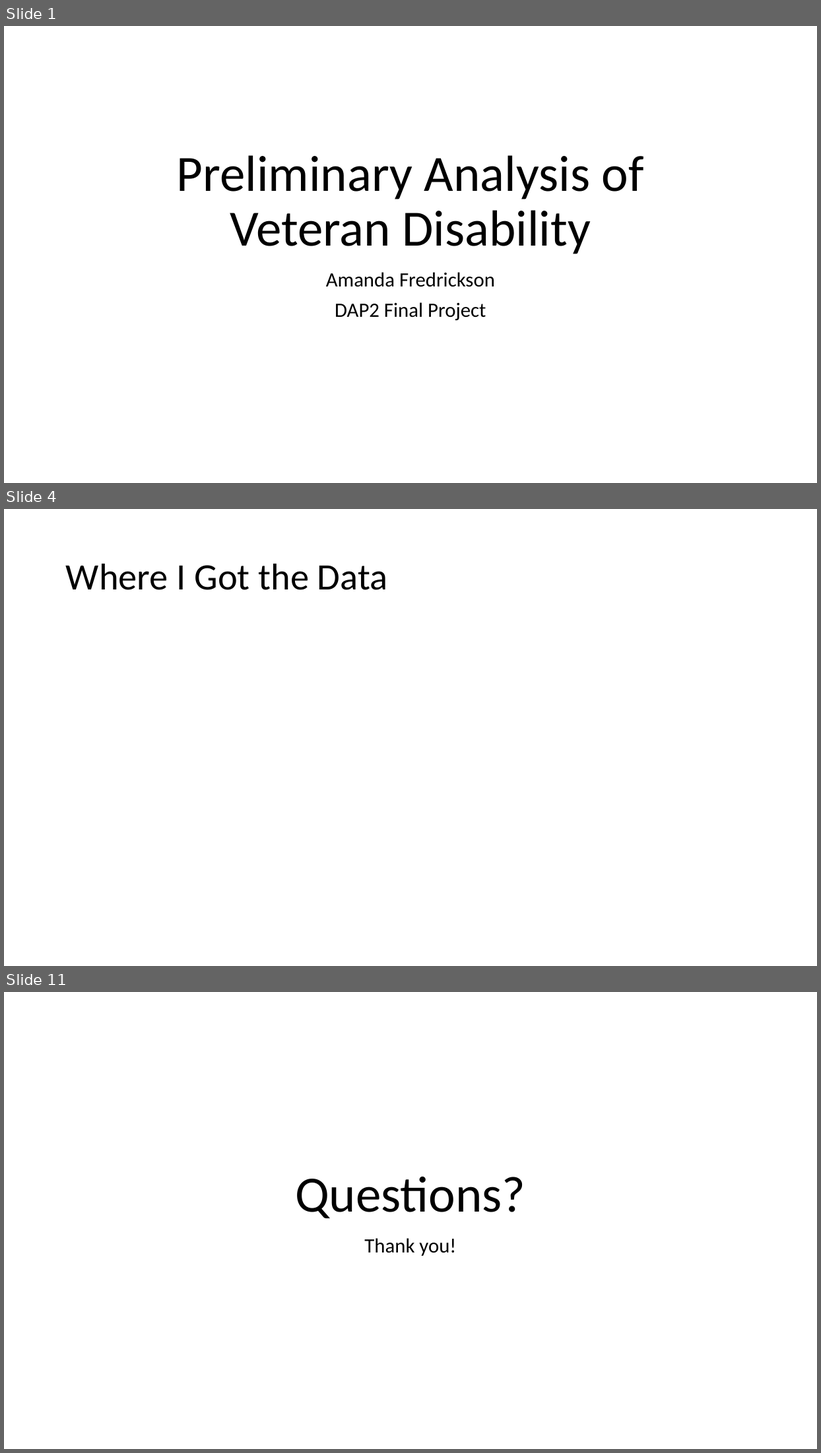
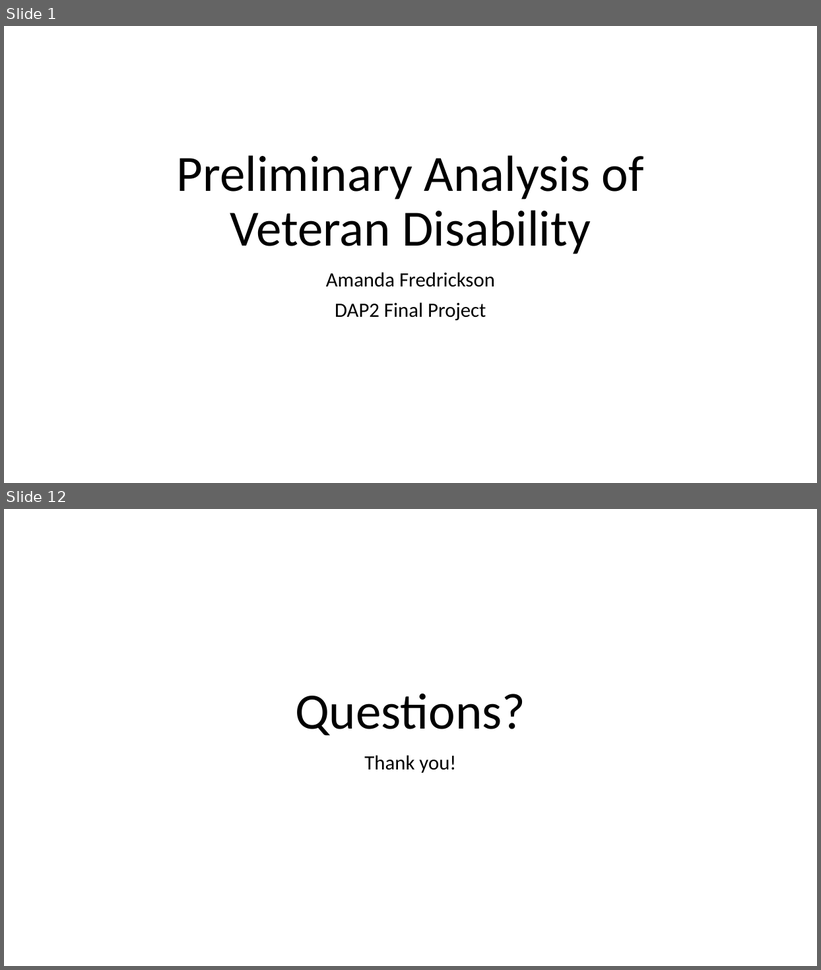
Before and after one commit to mandyfreddy/final-project-fredrickson, a slide deck: Final Project Presentation.pptx. Shown one above the other, each under a label of ours: slides 1, 4 and 11 before the commit, slides 1 and 12 after it; the slides between them are not shown. The pictures are 821x1453 and 821x970 pixels, drawn with LibreOffice and Linux fonts; fonts in the diff are those of the drawing. Boxes give left, top, right and bottom in pixels: in the first picture for what was removed or moved away, otherwise in the second. Text is boxed around its words. In the diff, an @@ line names an element or a change of style, - is before the commit and + after.

```diff
--- a/Final Project Presentation.pptx
+++ b/Final Project Presentation.pptx
@@ slide 4 removed at [4, 509, 817, 966], background #FFFFFF @@
@@ title removed at [66, 563, 388, 590] @@
-Where I Got the Data
@@ what was slide 11 is now slide 12 @@
```
Also in this commit, not shown: 4 slides changed, 6 slides added, 4 other slides removed, 5 other files.
